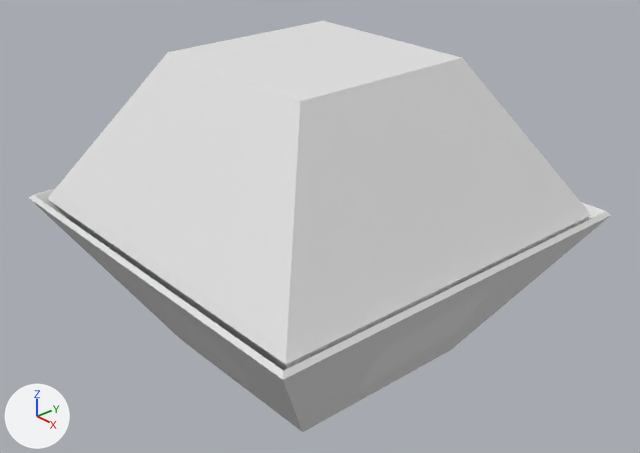
The Blender file GameData/ExtraplanetaryLaunchpads/Parts/RecycleBin/recyclebin.blend as it was, and as the next commit left it.
Rendered twice from a 50 mm lens placed at (1.857, -1.591, 1.632), pointed at (0.027, 0.0, 0.443). Every picture has the same lights, and +X, +Y and +Z are marked at lower left. Objects named as collision shapes, trigger or cutter boxes, shadow casters or lower levels of detail are left out.

Names of what the first picture shows: 'RecycleBin', 'RecycleField'.
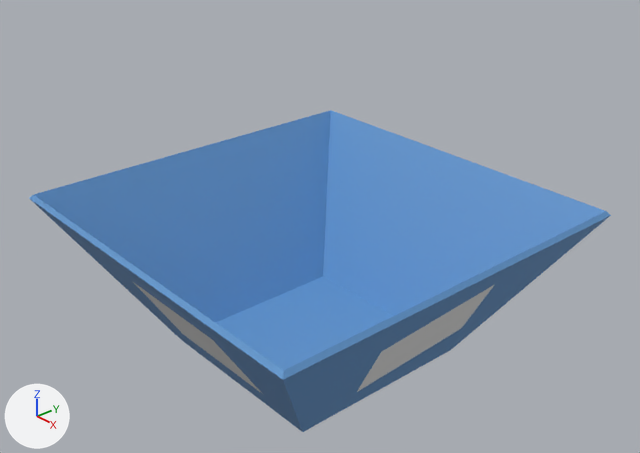
Where the change shows, as pixel boxes (x1, y1, x2, y2) in the pictures (640 x 453 px):
'RecycleField', hidden: before (47, 21, 591, 371)
'RecycleBin', surface changed: (29, 174, 611, 432) in both

Edits to the bpy script that builds the scene:
```text
Add img_recycle:
    img_recycle = load_image('recycle', '_unpacked/recycle.png', 512, 512, 'sRGB')
Change mat_material:
    remove # nodes: BsdfPrincipled, OutputMaterial
    nodes: AddShader, BsdfPrincipled, BsdfTransparent, Emission, Mapping, Mix, MixShader, OutputMaterial, RGB, TexImage, UVMap
    colours: black #000000, white #ffffff
    uses the picture img_recycle
Change ob_recyclefield:
    add ob_recyclefield.hide_set(True)  # its collection is switched off
```
